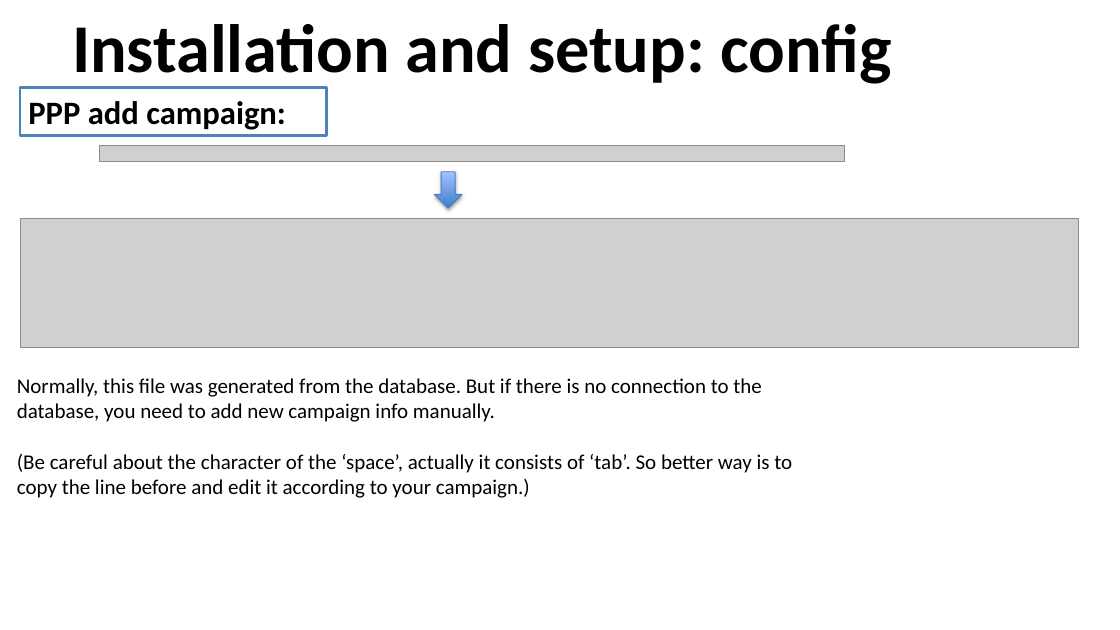
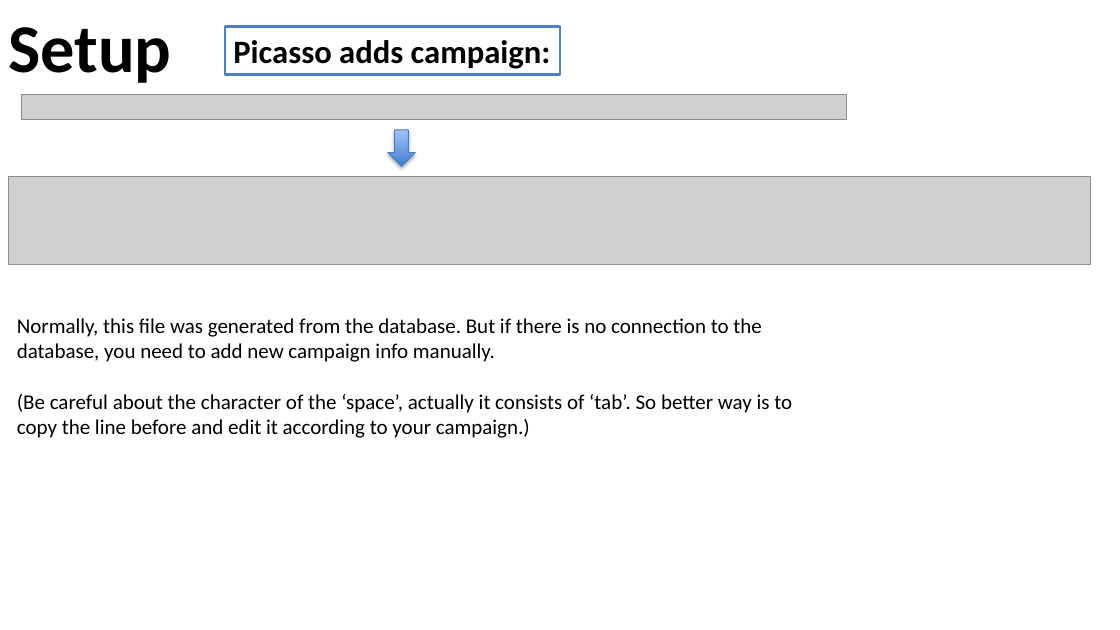
Before and after one commit to PollyNET/Pollynet_Processing_Chain, a slide deck: slide 7 of doc/Pollynet_Processing_Chain.pptx (slide 15 before the commit). Drawn at 1120x630 pixels with LibreOffice and Linux fonts; fonts in the diff are those of the drawing; grey boxes stand for pictures; background and template pictures are left out. Boxes give left, top, right and bottom in pixels: in the first picture for what was removed or moved away, otherwise in the second. Text is boxed around its words. In the diff, an @@ line names an element or a change of style, - is before the commit and + after.

```diff
--- a/doc/Pollynet_Processing_Chain.pptx
+++ b/doc/Pollynet_Processing_Chain.pptx
@@ title at (x1=8, y1=27, x2=171, y2=83): text changed @@
-Installation and setup: config
+Setup
@@ rectangle added at (x1=225, y1=26, x2=560, y2=74), fill #FFFFFF, outline #4F81BD 2 pt, 28 pt, text #000000, bold @@
+Picasso adds campaign:
@@ rectangle removed at (x1=20, y1=87, x2=327, y2=135) @@
-PPP add campaign:
@@ picture added at (x1=21, y1=95, x2=847, y2=120) @@
@@ picture removed at (x1=99, y1=146, x2=845, y2=162) @@
@@ down arrow moved from (x1=434, y1=171, x2=462, y2=208) to (x1=388, y1=130, x2=416, y2=166) @@
@@ picture added at (x1=8, y1=176, x2=1090, y2=265) @@
@@ picture removed at (x1=20, y1=218, x2=1079, y2=348) @@
@@ text "Normally, this file was generated ..." moved from (x1=17, y1=378, x2=792, y2=498) to (x1=17, y1=318, x2=792, y2=438) @@
```
Also in this commit, not shown: 7 other slides changed, 4 slides added, 3 slides removed, 13 other files.
